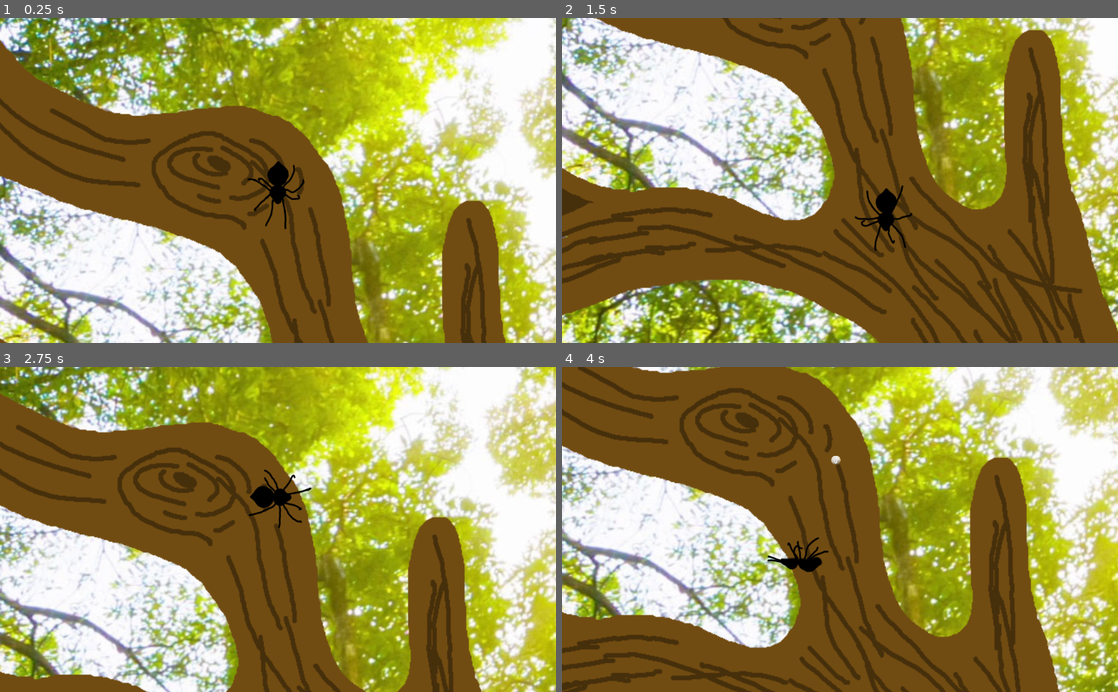
Above: before the commit, frames 1-4 (two rows, left to right).
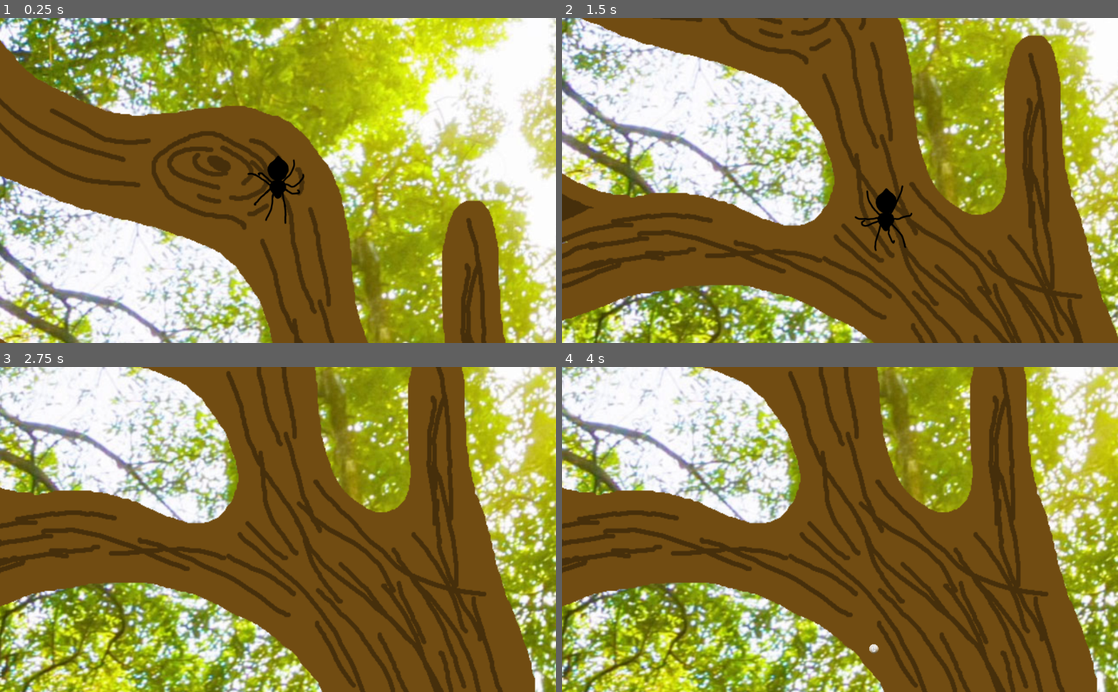
Above: after the commit, the same moments.

Repository: MarmotaGames/aracnotopia
Game: Godot game, scene res://main.tscn
Two runs of this game, one before a commit and one after it. Both use one fixed random seed, a clock stepped at 60 frames per second and the inputs below.
Inputs (mouse positions are in pixels of both pictures, inside the frame that each line leads up to):
- Up to frame 1 (0.25 s): no input
- Up to frame 2 (1.5 s): tap Enter (ui_accept) at 0.5, 0.77, 0.8, 1.07, 1.35 s; move the mouse to (962, 164) at 0.52 s; hold Right (ui_right) 0.53-1.28 s; hold L (secretar) 0.53-1.28 s; click (962, 164) at 0.67 s; move the mouse to (728, 196) at 1.27 s; hold Down (ui_down) from 1.28 s (still down)
- Up to frame 3 (2.75 s): tap Enter (ui_accept) at 1.52, 1.82, 2.3 s; tap L (secretar) at 1.55 s; move the mouse to (333, 458) at 2.02 s; release Down (ui_down) at 2.03 s; hold Right (ui_right) from 2.03 s (still down); hold H (aga) from 2.03 s (still down)
- Up to frame 4 (4 s): move the mouse to (812, 594) at 2.77 s; release Right (ui_right) at 2.78 s; release H (aga) at 2.78 s; hold Up (ui_up) 2.78-3.53 s; right-click (812, 594) at 2.85 s; click (812, 594) at 2.92 s; tap Enter (ui_accept) at 3.02, 3.32, 3.77, 3.8 s; tap L (secretar) at 3.05 s; move the mouse to (1006, 578) at 3.52 s; hold Left (ui_left) from 3.53 s (still down); hold L (secretar) from 3.53 s (still down)

The runs differ from the first frame. In frame 1, 0.5% of the frame differs, in the area x 44-55%, y 42-65%; in frame 2, 39%; in frame 3, 84%, in the area x 0-100%, y 0-100%; in frame 4, 80%.
Error after the commit: Invalid set index 'fall' (on base: 'null instance') with value of type 'bool'. (res://Area2D.gd:19)

Commit message:
Changed spider to RigidBody2d. Basic movement works

Diff:
--- a/GodotProject/Area2D.gd
+++ b/GodotProject/Area2D.gd
@@ -8,46 +8,34 @@
 
 func _physics_process(delta):
 
-	var array = [0, 0, 0, 0, 0]
-	var index = 0
-	for x in get_overlapping_areas():
-		if x.name == "DetectBranch":
-			array[index] = 5
-		if x.name == "FrontArea":
-			array[index] = 1
-		if x.name == "RightArea":
-			array[index] = 2
-		if x.name == "LeftArea":
-			array[index] = 3
-		if x.name == "BackArea":
-			array[index] = 4
-		index += 1
-	if 1 in array:
-		$"/root/Root/Spider".fora = false
-	else:
-		$"/root/Root/Spider".fora = true
-
-	if 2 in array:
-		$"/root/Root/Spider".foraRight = false
-	else:
-		$"/root/Root/Spider".foraRight = true
-
-	if 3 in array:
-		$"/root/Root/Spider".foraLeft = false
-	else:
-		$"/root/Root/Spider".foraLeft = true
-
-	if 4 in array:
-		$"/root/Root/Spider".foraBack = false
-	else:
-		$"/root/Root/Spider".foraBack = true
-
-	if 5 in array:
+	if get_overlapping_areas():
 		spiderInArea = true
+		$"/root/Root/Spider2".gravity_scale = 0
 		if init: #Semi-gambiarra. Precisa inicializar como falso
-			$"/root/Root/Spider".fall = false
+			$"/root/Root/Spider2".fall = false
 			init = false
 	else:
 		spiderInArea = false
-		$"/root/Root/Spider".fall = true
-		$"/root/Root/Spider".direction = Vector2(0, 1)
+		$"/root/Root/Spider2".fall = true
+		#$"/root/Root/Spider2".direction = Vector2(0, 1)
+		$"/root/Root/Spider2".gravity_scale = 10
+	"""
+
+	for x in get_overlapping_areas():
+
+		if x.name == "DetectBranch":
+
+
+
+
+			spiderInArea = true
+			$"/root/Root/Spider2".gravity_scale = 0
+			if init: #Semi-gambiarra. Precisa inicializar como falso
+				$"/root/Root/Spider2".fall = false
+				init = false
+		else:
+			spiderInArea = false
+			$"/root/Root/Spider2".fall = true
+			#$"/root/Root/Spider2".direction = Vector2(0, 1)
+			$"/root/Root/Spider2".gravity_scale = 5
+	"""
--- a/GodotProject/DeathArea.gd
+++ b/GodotProject/DeathArea.gd
@@ -5,7 +5,7 @@
 var timer = false
 
 func _process(delta):
-	if $"/root/Root/Spider".fall:
+	if $"/root/Root/Spider2".fall:
 		if not timer:
 			# O tempo desse timer é o tempo máximo de queda
 			$Timer.start()
@@ -17,11 +17,11 @@
 
 
 	if gameover:
-		$"/root/Root/Spider".position.x = spawn.x
-		$"/root/Root/Spider".position.y = spawn.y
-		$"/root/Root/Spider".fall = false
-		$"/root/Root/Spider".rotation = 0
-		$"/root/Root/Spider".angle = 0
+		$"/root/Root/Spider2".position.x = spawn.x
+		$"/root/Root/Spider2".position.y = spawn.y
+		$"/root/Root/Spider2".fall = false
+		$"/root/Root/Spider2".rotation = 0
+		$"/root/Root/Spider2".angle = 0
 
 func _on_DeathArea_body_exited(body):
 	gameover = true
--- /dev/null
+++ b/GodotProject/player/Player_rigido.gd
@@ -0,0 +1,185 @@
+extends RigidBody2D
+
+var speed = 300
+var direction = Vector2(0,-1)
+var angle = 0
+var fall = false
+var velocity = Vector2(0, 250)
+var gravity = 600
+var front = 0
+var back = 180
+var step = 1
+var rotationSpeed = 15
+var mustRotate = true
+var isRotating = false
+var web_resource = 0
+var web_parent = null
+var web = null
+var bunda_position = Vector2(800, 600-45)
+var dirKeys = [0, 0, 0, 0]
+
+func _physics_process(delta):
+	if not 1 in dirKeys:
+		set_linear_velocity(Vector2(0,0))
+
+	direction = Vector2(0,0)
+
+	update_direction()
+	getRotation()
+
+	if direction != Vector2(0,0):
+		bunda_position.x = self.position.x + direction.x*-50
+		bunda_position.y = self.position.y + direction.y*-50
+
+	if mustRotate:
+		getRotation()
+		mustRotate = false
+	evalRotation()
+
+	#Esse bloco elimina ambiguidades, pois a direcao Cima pode ser
+	#tanto 180 como -180
+	if angle == -179:
+		if front < -165 or front > 170:
+			self.rotation_degrees = -179
+
+	#Rotaciona a aranha
+	if front < (angle-5) or front > (angle+5):
+		isRotating = true
+		self.rotation_degrees += (step * rotationSpeed)
+		$AnimatedSprite.playing = true
+	else:
+		self.rotation_degrees = angle
+		isRotating = false
+
+	if 1 in dirKeys and not fall:
+		#Verifica se alguma das teclas direcionais está apertada e processa o movimento
+		set_linear_velocity(direction.normalized()*speed)
+
+	"""
+	if fall:
+		direction.x = 0
+		direction.y = 1
+		velocity.y = gravity
+		set_linear_velocity(direction.normalized()*velocity)
+	"""
+
+func update_direction():
+	if Input.is_action_pressed("ui_up") and not fall:
+		direction.y = -1
+		dirKeys[0] = 1
+		if not dirKeys[2] and not dirKeys[3]:
+			direction.x = 0
+		$AnimatedSprite.playing = true
+
+	if Input.is_action_pressed("ui_down") and not fall:
+		direction.y = 1
+		dirKeys[1] = 1
+		if not dirKeys[2] and not dirKeys[3]:
+			direction.x = 0
+		$AnimatedSprite.playing = true
+
+	if Input.is_action_pressed("ui_left") and not fall:
+		direction.x = -1
+		dirKeys[2] = 1
+		if not dirKeys[0] and not dirKeys[1]:
+			direction.y = 0
+		$AnimatedSprite.playing = true
+
+	if Input.is_action_pressed("ui_right") and not fall:
+		direction.x = 1
+		dirKeys[3] = 1
+		if not dirKeys[0] and not dirKeys[1]:
+			direction.y = 0
+		$AnimatedSprite.playing = true
+
+	if Input.is_action_just_released("ui_up"):
+		dirKeys[0] = 0
+
+	if Input.is_action_just_released("ui_down"):
+		dirKeys[1] = 0
+
+	if Input.is_action_just_released("ui_left"):
+		dirKeys[2] = 0
+
+	if Input.is_action_just_released("ui_right"):
+		dirKeys[3] = 0
+
+	if !Input.is_action_pressed("ui_up") and !Input.is_action_pressed("ui_right") and !Input.is_action_pressed("ui_left") and !Input.is_action_pressed("ui_down") and !isRotating and !fall:
+		$AnimatedSprite.playing = false
+
+	if Input.is_action_just_pressed("ui_accept") and not $StickTimer.time_left:
+		if fall:
+			if $"/root/Root/BackgroundSprite/Area2D".spiderInArea == true:
+				fall = false
+				direction.x = 0
+				direction.y = 1
+				angle = 0
+				$AnimatedSprite.playing = false
+				$StickTimer.start()
+		else:
+			fall = true
+			$StickTimer.start()
+
+#	if Input.is_action_pressed("secretar"):
+#		grudando = true
+
+func getRotation():
+	if direction.x == 0:
+		if direction.y == -1:
+			#angle = 180
+			angle = -179
+		if direction.y == 1:
+			angle = 0
+
+	if direction.x == 1:
+		if direction.y == -1:
+			#angle = 225
+			angle = -135
+		if direction.y == 0:
+			#angle = 270
+			angle = -90
+		if direction.y == 1:
+			#angle = 315
+			angle = -45
+
+
+	if direction.x == -1:
+		if direction.y == -1:
+			angle = 135
+		if direction.y == 0:
+			angle = 90
+		if direction.y == 1:
+			angle = 45
+
+func evalRotation():
+	front = int(self.rotation_degrees)
+
+	var fator
+	if front >= 0:
+		fator = -1
+	else:
+		fator = 1
+	back = front+(180 * fator)
+
+	if front >= 0:
+		if angle > 0:
+			if angle < front:
+				step = -1
+			else:
+				step = 1
+		else:
+			if angle < back:
+				step = 1
+			else:
+				step = -1
+	else:
+		if angle > 0:
+			if angle > back:
+				step = -1
+			else:
+				step = 1
+		else:
+			if angle < front:
+				step = -1
+			else:
+				step = 1
--- /dev/null
+++ b/GodotProject/player/Player_rigido.tscn
@@ -0,0 +1,134 @@
+[gd_scene load_steps=19 format=2]
+
+[ext_resource path="res://player/Player_rigido.gd" type="Script" id=1]
+[ext_resource path="res://assets/player/walk_cycle/01.png" type="Texture" id=2]
+[ext_resource path="res://assets/player/walk_cycle/02.png" type="Texture" id=3]
+[ext_resource path="res://assets/player/walk_cycle/03.png" type="Texture" id=4]
+[ext_resource path="res://assets/player/walk_cycle/04.png" type="Texture" id=5]
+[ext_resource path="res://assets/player/walk_cycle/05.png" type="Texture" id=6]
+[ext_resource path="res://assets/player/walk_cycle/06.png" type="Texture" id=7]
+[ext_resource path="res://assets/player/walk_cycle/07.png" type="Texture" id=8]
+[ext_resource path="res://assets/player/walk_cycle/08.png" type="Texture" id=9]
+[ext_resource path="res://assets/player/walk_cycle/09.png" type="Texture" id=10]
+[ext_resource path="res://assets/player/fall_cycle/falling01.png" type="Texture" id=11]
+[ext_resource path="res://assets/player/fall_cycle/falling02.png" type="Texture" id=12]
+[ext_resource path="res://assets/player/fall_cycle/falling03.png" type="Texture" id=13]
+[ext_resource path="res://assets/player/fall_cycle/falling04.png" type="Texture" id=14]
+[ext_resource path="res://player/AnimatedSprite.gd" type="Script" id=15]
+
+[sub_resource type="CapsuleShape2D" id=2]
+
+custom_solver_bias = 0.0
+radius = 10.0
+height = 20.0
+
+[sub_resource type="SpriteFrames" id=3]
+
+animations = [ {
+"frames": [ ExtResource( 2 ), ExtResource( 3 ), ExtResource( 4 ), ExtResource( 5 ), ExtResource( 6 ), ExtResource( 7 ), ExtResource( 8 ), ExtResource( 9 ), ExtResource( 10 ) ],
+"loop": true,
+"name": "default",
+"speed": 30.0
+}, {
+"frames": [ ExtResource( 11 ), ExtResource( 12 ), ExtResource( 13 ), ExtResource( 14 ) ],
+"loop": true,
+"name": "falling",
+"speed": 15.0
+} ]
+
+[sub_resource type="CapsuleShape2D" id=4]
+
+custom_solver_bias = 0.0
+radius = 10.0
+height = 20.0
+
+[node name="Spider" type="RigidBody2D" index="0"]
+
+input_pickable = false
+collision_layer = 1
+collision_mask = 1
+mode = 0
+mass = 1.0
+friction = 1.0
+bounce = 0.0
+gravity_scale = 1.0
+custom_integrator = false
+continuous_cd = 0
+contacts_reported = 0
+contact_monitor = false
+sleeping = false
+can_sleep = true
+linear_velocity = Vector2( 0, 0 )
+linear_damp = -1.0
+angular_velocity = 0.0
+angular_damp = -1.0
+script = ExtResource( 1 )
+
+[node name="SpiderCollision" type="CollisionShape2D" parent="." index="0"]
+
+position = Vector2( 0.1, 0.3 )
+scale = Vector2( 1.2, 2 )
+shape = SubResource( 2 )
+_sections_unfolded = [ "Transform" ]
+
+[node name="AnimatedSprite" type="AnimatedSprite" parent="." index="1"]
+
+editor/display_folded = true
+scale = Vector2( 0.3, 0.3 )
+frames = SubResource( 3 )
+animation = "default"
+script = ExtResource( 15 )
+_sections_unfolded = [ "Transform" ]
+
+[node name="DetectBranch" type="Area2D" parent="AnimatedSprite" index="0"]
+
+position = Vector2( 0, 50 )
+scale = Vector2( 1.66667, 1.66667 )
+input_pickable = true
+gravity_vec = Vector2( 0, 1 )
+gravity = 98.0
+linear_damp = 0.1
+angular_damp = 1.0
+audio_bus_override = false
+audio_bus_name = "Master"
+_sections_unfolded = [ "Transform" ]
+
+[node name="CollisionShape2D" type="CollisionShape2D" parent="AnimatedSprite/DetectBranch" index="0"]
+
+position = Vector2( -1.78256, 1.73304 )
+scale = Vector2( 3.03858, 1.20858 )
+shape = SubResource( 4 )
+_sections_unfolded = [ "Transform", "Z Index" ]
+
+[node name="Camera2D" type="Camera2D" parent="." index="2"]
+
+anchor_mode = 1
+rotating = false
+current = true
+zoom = Vector2( 1, 1 )
+limit_left = 0
+limit_top = 0
+limit_right = 2050
+limit_bottom = 1200
+limit_smoothed = false
+drag_margin_h_enabled = true
+drag_margin_v_enabled = true
+smoothing_enabled = false
+smoothing_speed = 5.0
+offset_v = 0.0
+offset_h = 0.0
+drag_margin_left = 0.2
+drag_margin_top = 0.2
+drag_margin_right = 0.2
+drag_margin_bottom = 0.2
+editor_draw_screen = true
+editor_draw_limits = false
+editor_draw_drag_margin = false
+_sections_unfolded = [ "Limit" ]
+
+[node name="StickTimer" type="Timer" parent="." index="3"]
+
+process_mode = 1
+wait_time = 0.1
+one_shot = true
+autostart = false
